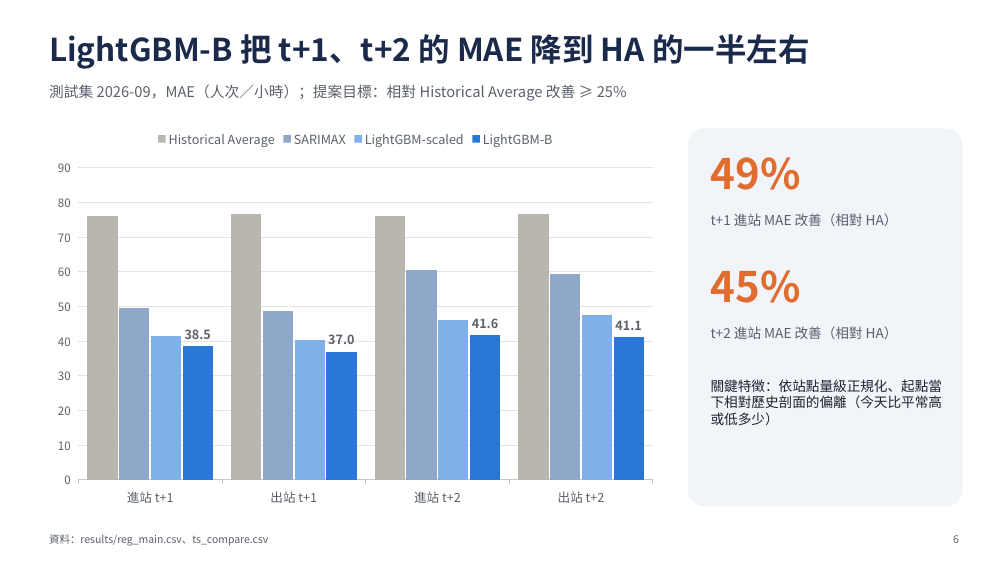
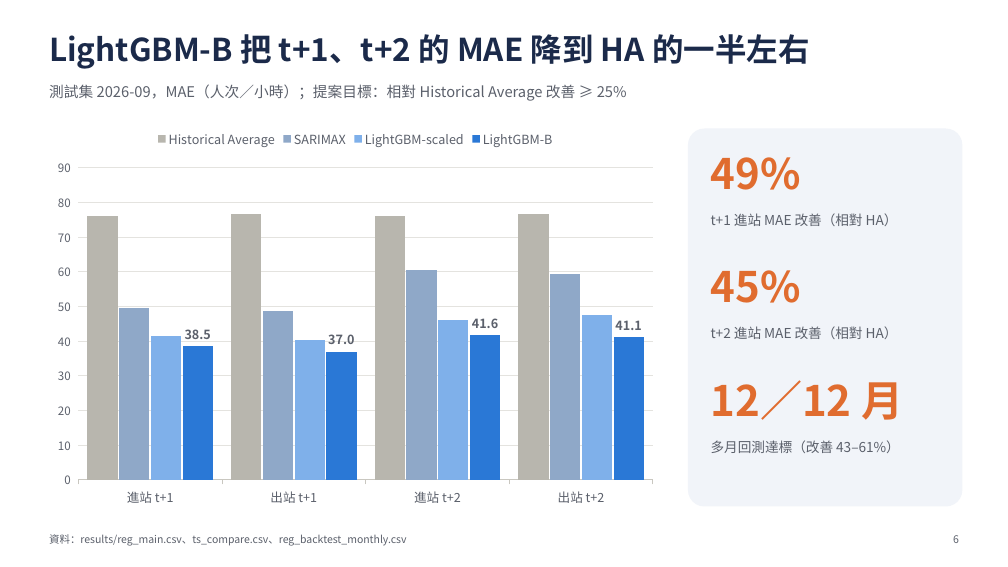
Before and after one commit to ChiJiun/taipei-mrt-crowd-forecast, a slide deck: slide 6 of report/slides.pptx. Drawn at 1008x567 pixels with LibreOffice and Linux fonts; fonts in the diff are those of the drawing. Boxes give left, top, right and bottom in pixels: in the first picture for what was removed or moved away, otherwise in the second. Text is boxed around its words. In the diff, an @@ line names an element or a change of style, - is before the commit and + after.

Commit message:
E: update report and slides with merged workstream B results (quantile intervals, multi-month backtest, rain analysis); renumber figures/tables

```diff
--- a/report/slides.pptx
+++ b/report/slides.pptx
@@ text at box(711, 380, 903, 420): text changed; size 13 to 40 pt; text colour #1F232B to #E06C2F; bold on @@
-關鍵特徵：依站點量級正規化、起點當下相對歷史剖面的偏離（今天比平常高或低多少）
+12／12 月
@@ text added at box(711, 440, 900, 453), 13 pt, text #5B606B @@
+多月回測達標（改善 43–61%）
@@ text at box(49, 534, 406, 546): text changed @@
-資料：results/reg_main.csv、ts_compare.csv
+資料：results/reg_main.csv、ts_compare.csv、reg_backtest_monthly.csv
```
Also in this commit, not shown: 9 other slides changed, 1 slide added, 5 other files.
